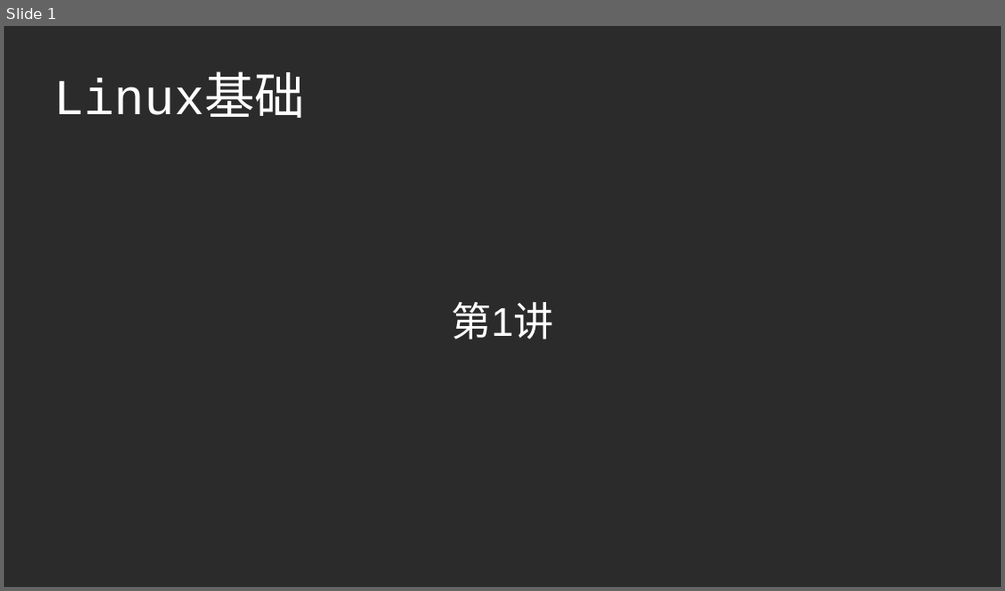
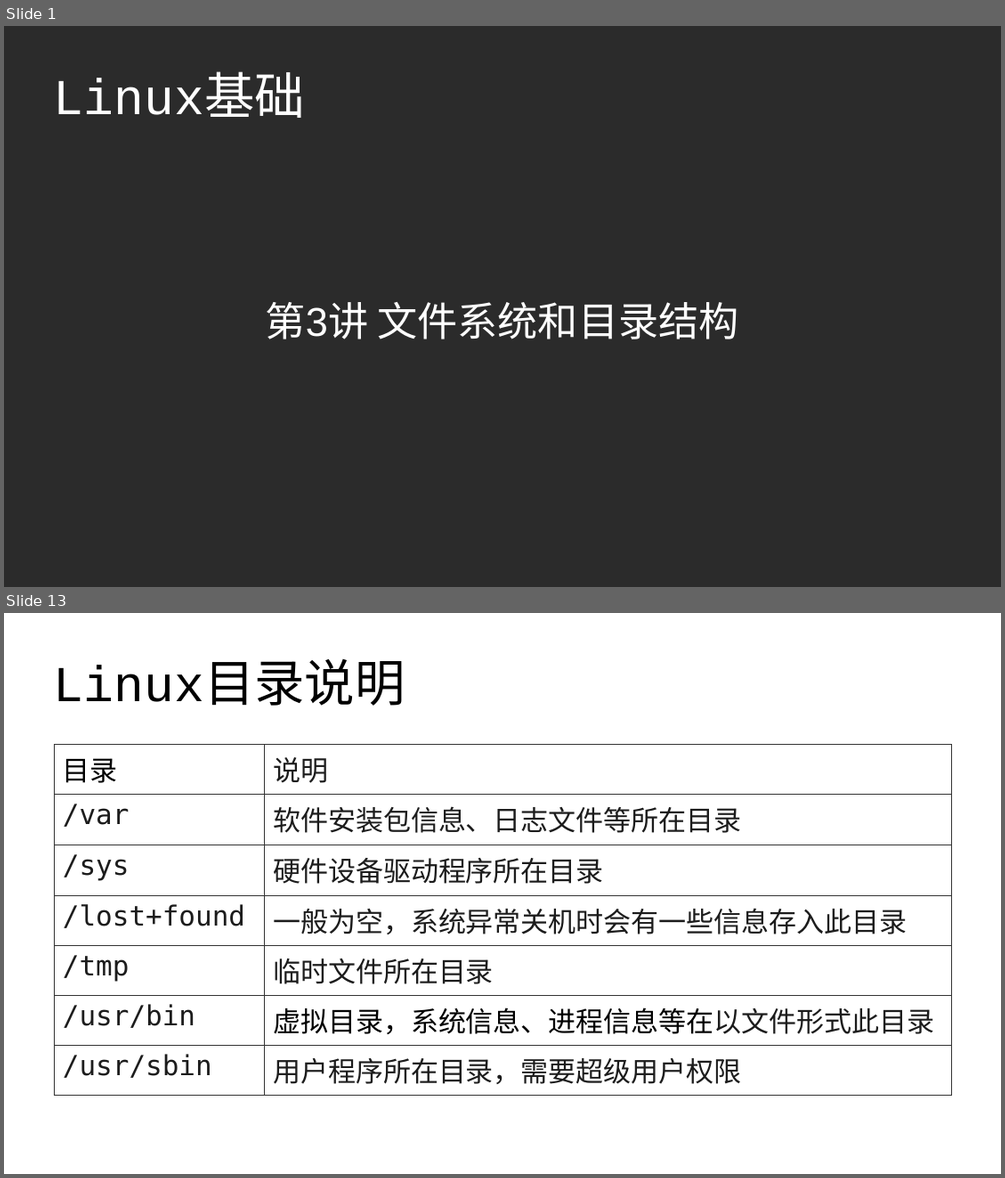
Before and after one commit to master-genius/linux-system, a slide deck: ch03/ch03-文件系统和目录结构.odp. Shown one above the other, each under a label of ours: slide 1 before the commit, slides 1 and 13 after it; the slides between them are not shown. The pictures are 1005x591 and 1005x1178 pixels, drawn with LibreOffice and Linux fonts; fonts in the diff are those of the drawing; background and template pictures are left out; a plain dark background stands for a picture behind light text. Boxes give left, top, right and bottom in pixels: in the first picture for what was removed or moved away, otherwise in the second. Text is boxed around its words. In the diff, an @@ line names an element or a change of style, - is before the commit and + after.

```diff
--- a/ch03/ch03-文件系统和目录结构.odp
+++ b/ch03/ch03-文件系统和目录结构.odp
@@ slide 13 added at [4, 613, 1001, 1174], background #FFFFFF @@
@@ title added at [54, 665, 405, 706], 40 pt, text #000000 @@
+Linux目录说明
@@ table added at [54, 744, 951, 1095], 7 rows, 2 columns @@
+目录 | 说明
+/var | 软件安装包信息、日志文件等所在目录
+/sys | 硬件设备驱动程序所在目录
+/lost+found | 一般为空，系统异常关机时会有一些信息存入此目录
+/tmp | 临时文件所在目录
+/usr/bin | 虚拟目录，系统信息、进程信息等在以文件形式此目录
+/usr/sbin | 用户程序所在目录，需要超级用户权限
@@ slide 1 changed as well @@
@@ subtitle at [266, 302, 738, 339]: text changed @@
-第1讲
+第3讲 文件系统和目录结构
```
Also in this commit, not shown: 14 other slides added, 1 slide removed.
